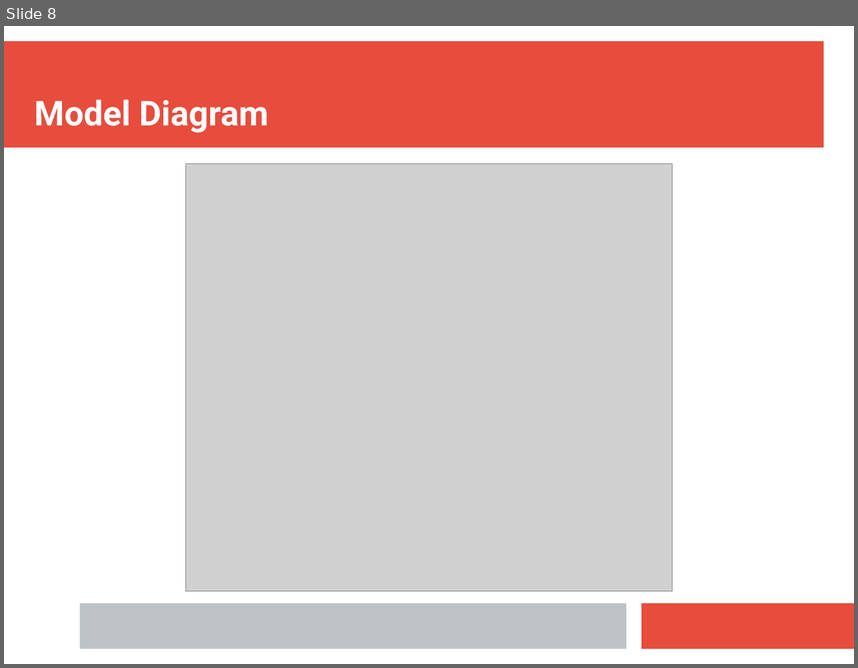
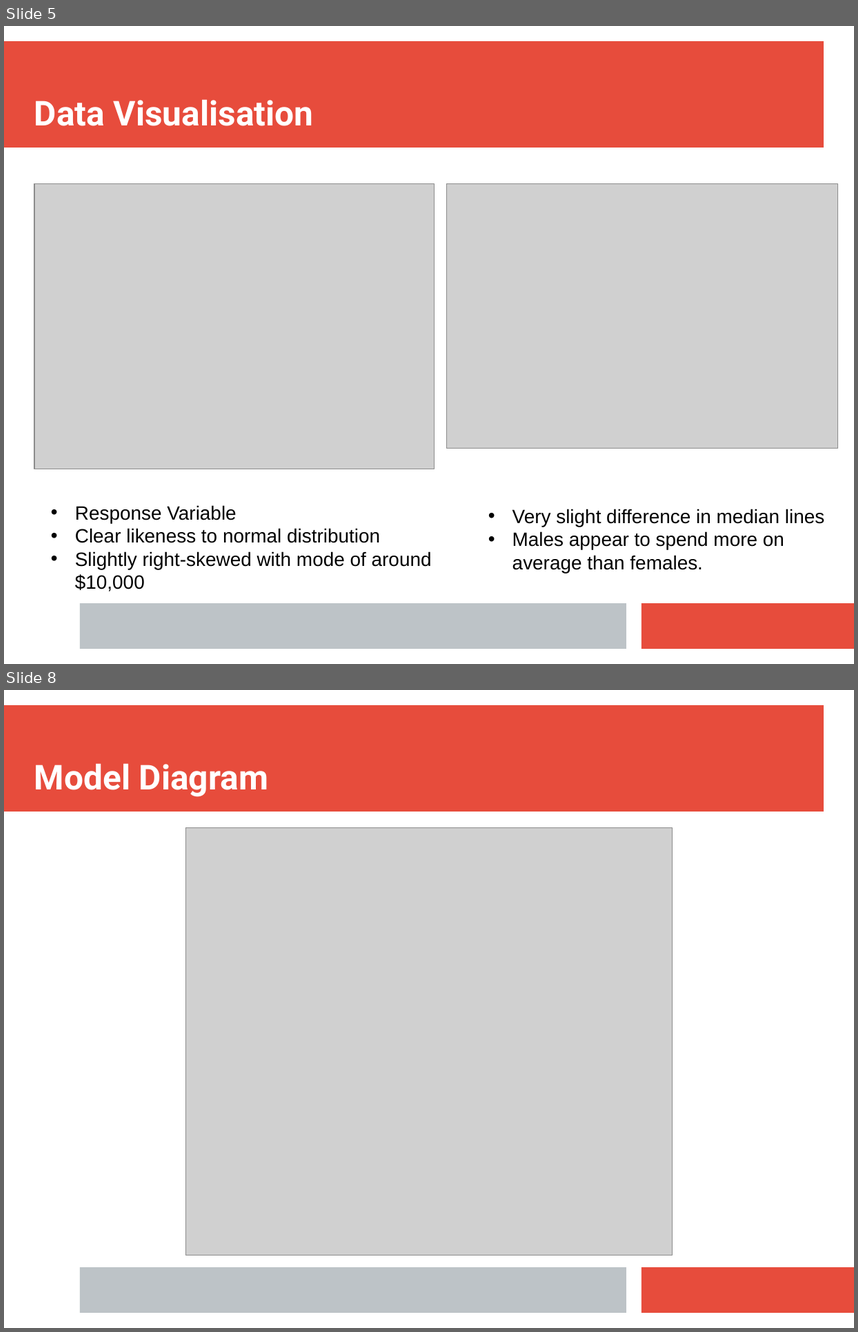
Before and after one commit to tim-kirkbride/BayesianAssignment, a slide deck: Presentation.pptx. Shown one above the other, each under a label of ours: slide 8 before the commit, slides 5 and 8 after it; the slides between them are not shown. The pictures are 858x668 and 858x1332 pixels, drawn with LibreOffice and Linux fonts; fonts in the diff are those of the drawing; grey boxes stand for pictures. Boxes give left, top, right and bottom in pixels: in the first picture for what was removed or moved away, otherwise in the second. Text is boxed around its words. In the diff, an @@ line names an element or a change of style, - is before the commit and + after.

Commit message:
presentation intro and visualisation interpretations

```diff
--- a/Presentation.pptx
+++ b/Presentation.pptx
@@ slide 5 added at (4,26,854,664), background #FFFFFF; not listed: 3 template elements that a slide beside it also shows @@
@@ text added at (34,99,314,126), 32 pt, text #FFFFFF, bold @@
+Data Visualisation
@@ picture added at (34,184,435,469) @@
@@ picture added at (447,184,839,449) @@
@@ text added at (75,505,432,591), 18 pt, text #000000 @@
+• Response Variable
+• Clear likeness to normal distribution
+• Slightly right-skewed with mode of around $10,000
@@ text added at (513,508,824,572), 18 pt, text #000000 @@
+• Very slight difference in median lines
+• Males appear to spend more on average than females.
```
Also in this commit, not shown: 2 slides changed, 4 other slides added, 5 slides removed.
